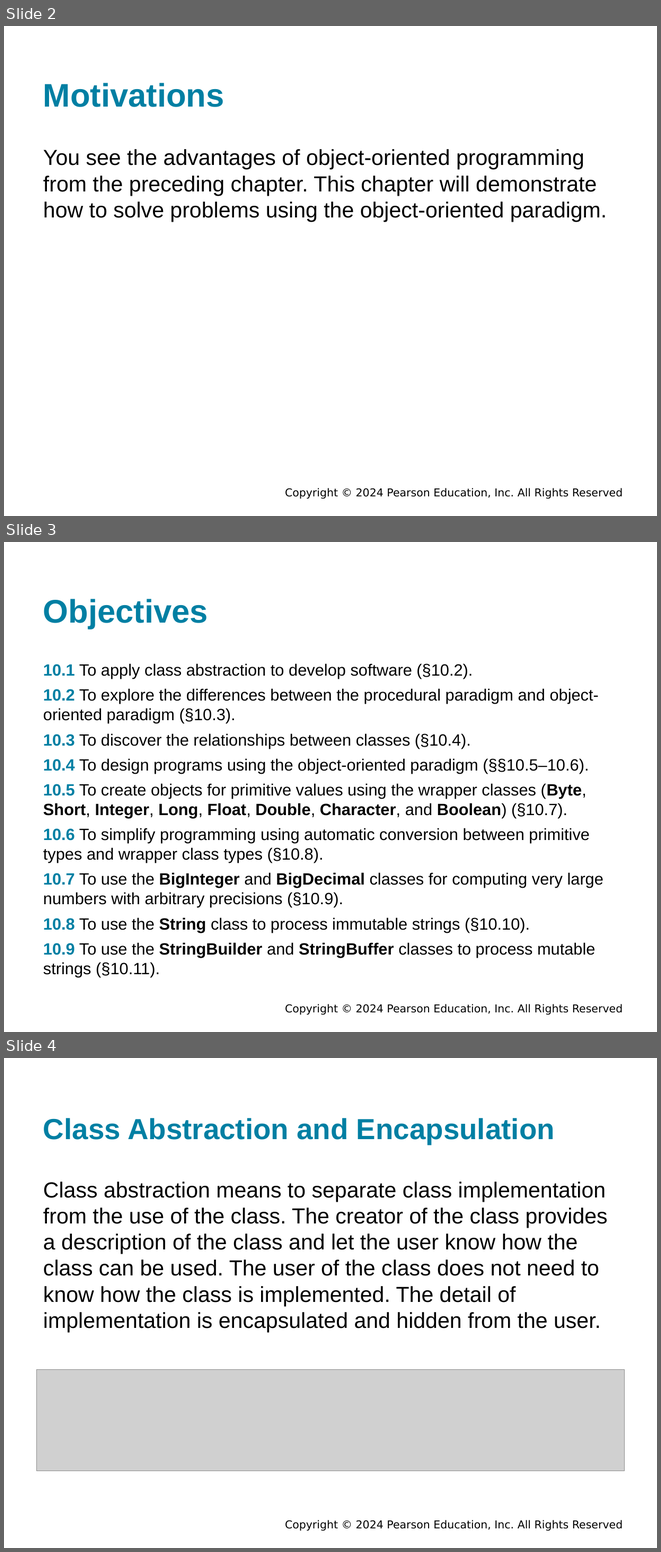
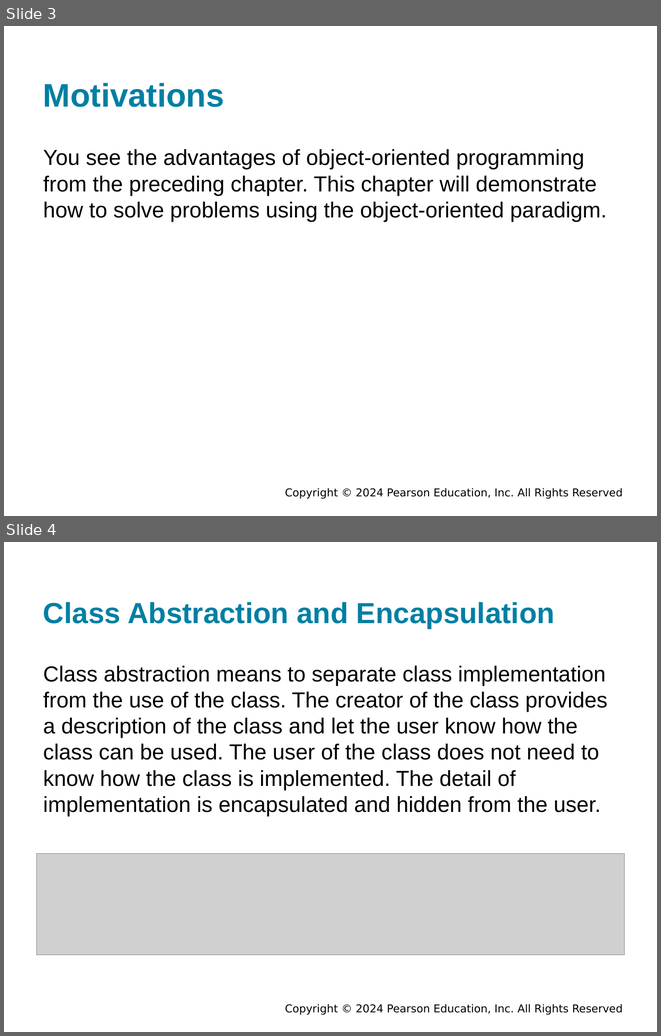
Before and after one commit to bzartoshty/bzartoshty.github.io, a slide deck: COMP110/Lectures/Chapter10/Chapter10.pptx. Shown one above the other, each under a label of ours: slides 2, 3 and 4 before the commit, slides 3 and 4 after it. The pictures are 661x1552 and 661x1036 pixels, drawn with LibreOffice and Linux fonts; fonts in the diff are those of the drawing; grey boxes stand for pictures; background and template pictures are left out. Boxes give left, top, right and bottom in pixels: in the first picture for what was removed or moved away, otherwise in the second. Text is boxed around its words. In the diff, an @@ line names an element or a change of style, - is before the commit and + after.

```diff
--- a/COMP110/Lectures/Chapter10/Chapter10.pptx
+++ b/COMP110/Lectures/Chapter10/Chapter10.pptx
@@ slide 3 removed at (4,542,657,1032), background #FFFFFF; not listed: 1 template element that a slide beside it also shows @@
@@ title removed at (43,599,208,628) @@
-Objectives
@@ text removed at (43,663,603,977) @@
-10.1 To apply class abstraction to develop software (§10.2).
-10.2 To explore the differences between the procedural paradigm and object-oriented paradigm (§10.3).
-10.3 To discover the relationships between classes (§10.4).
-10.4 To design programs using the object-oriented paradigm (§§10.5–10.6).
-10.5 To create objects for primitive values using the wrapper classes (Byte, Short, Integer, Long, Float, Double, Character, and Boolean) (§10.7).
-10.6 To simplify programming using automatic conversion between primitive types and wrapper class types (§10.8).
-10.7 To use the BigInteger and BigDecimal classes for computing very large numbers with arbitrary precisions (§10.9).
-10.8 To use the String class to process immutable strings (§10.10).
-10.9 To use the StringBuilder and StringBuffer classes to process mutable strings (§10.11).
@@ what was slide 2 is now slide 3 @@
```
Also in this commit, not shown: 3 slides changed, 3 slides added, 20 other slides removed, 1 other file.
